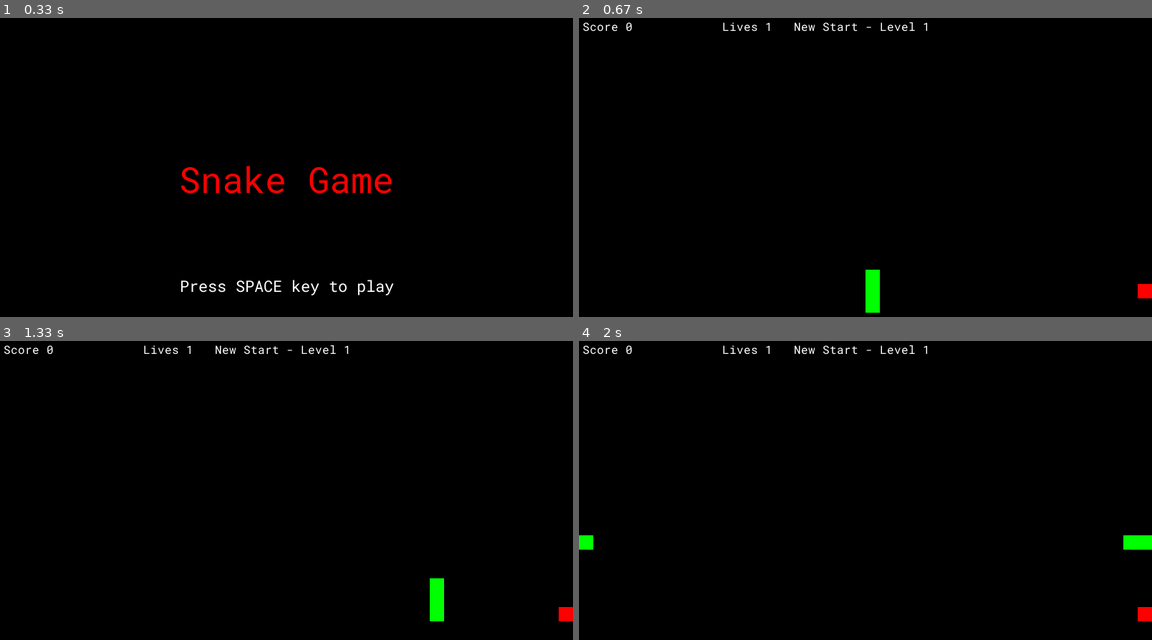
Above: before the commit, frames 1-4 (two rows, left to right).
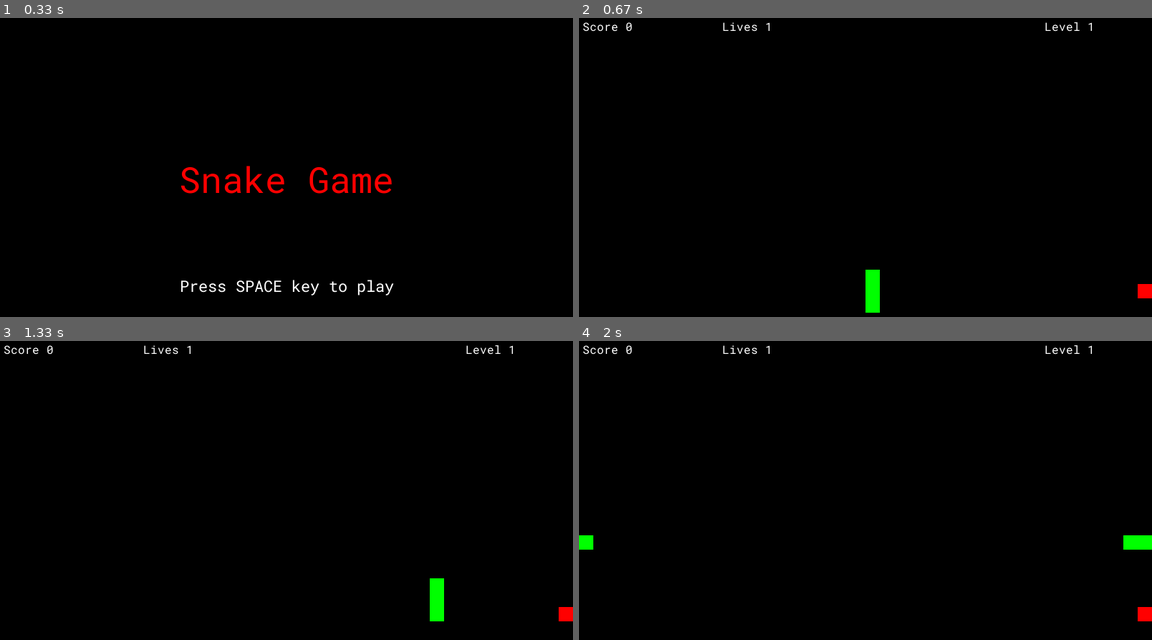
Above: after the commit, the same moments.

Repository: eballo/snake-pygame
Game: pygame game, started from main.py
The game is run twice, just before and just after one commit, with the same random seed, the same clock (stepped at 60 frames per second) and the same inputs.
Inputs:
- Up to frame 1 (0.33 s): no input
- Up to frame 2 (0.67 s): tap Space at 0.33 s
- Up to frame 3 (1.33 s): hold Right 0.67-1.13 s; tap Space at 0.73, 1.03, 1.23 s; hold Up from 1.17 s (still down)
- Up to frame 4 (2 s): release Up at 1.47 s; hold Right 1.5-1.97 s; tap Space at 1.57, 1.87 s

Frame 1 is identical in both runs. In frame 2, 0.3% of the frame differs, in the area x 37-90%, y 1-5%; in frame 3, 0.3%; in frame 4, 0.3%.

Commit message:
update level display

Diff:
--- a/snake/assets/levels/levels.json
+++ b/snake/assets/levels/levels.json
@@ -1,11 +1,11 @@
 [
   {
-    "name":  "New Start - Level 1",
+    "name":  "Level 1",
     "points": 3,
     "music": "creationOfValues.mp3"
   },
   {
-    "name":  "The Tunnel - Level 2",
+    "name":  "Level 2",
     "points": 6,
     "music": "tunel.mp3"
   }
--- a/snake/managers/game_manager.py
+++ b/snake/managers/game_manager.py
@@ -71,7 +71,7 @@
 
     def display_stage(self):
         text = self.font.render(self.stage_name, True, WHITE)
-        self.screen.blit(text, (300, 10))
+        self.screen.blit(text, (650, 10))
 
     def debug(self):
         print(f"MENU_HEIGHT  : {MENU_HEIGHT}")
